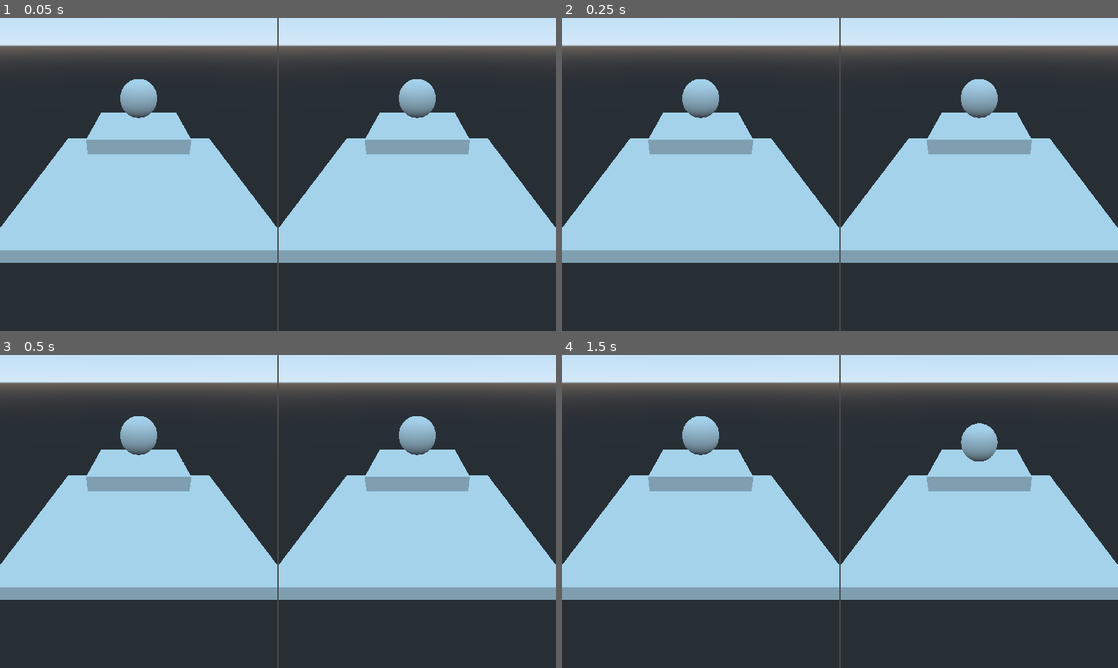
Above: before the commit, frames 1-4 (two rows, left to right).
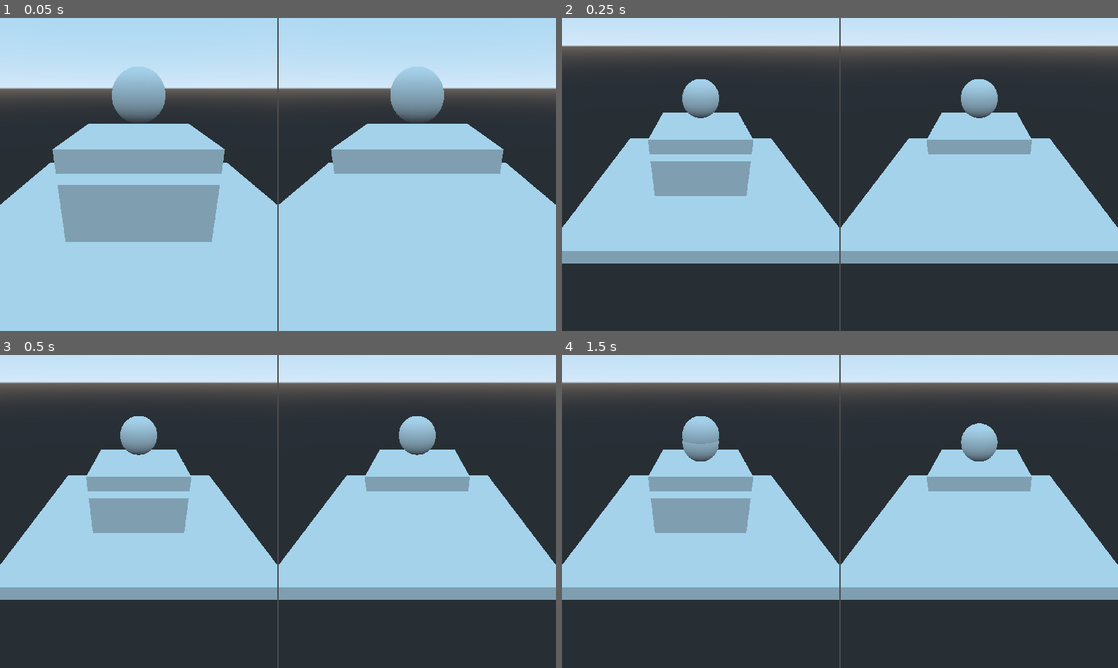
Above: after the commit, the same moments.

Repository: NykolaR/RepairingTheTimeline
Game: Godot game, scene res://Scenes/Levels/POC/POC.tscn
The game is run twice, just before and just after one commit, with the same random seed, the same clock (stepped at 60 frames per second) and the same inputs. The project has no main scene, so this scene is started directly.
Inputs (mouse positions are in pixels of both pictures, inside the frame that each line leads up to):
- Up to frame 1 (0.05 s): no input
- Up to frame 2 (0.25 s): no input
- Up to frame 3 (0.5 s): no input
- Up to frame 4 (1.5 s): tap Enter (ui_accept) at 0.5, 0.77, 1.25 s; move the mouse to (962, 495) at 0.52 s; hold Right (ui_right) 0.53-1.28 s; click (962, 495) at 0.67 s; move the mouse to (728, 527) at 1.27 s; hold Left (ui_left) from 1.28 s (still down); click (728, 527) at 1.42 s

The runs differ from the first frame. In frame 1, 60% of the frame differs, in the area x 0-100%, y 4-100%; in frame 2, 2.6%; in frame 3, 1.9%; in frame 4, 2.2%.

Commit message:
YO BRO THATS A WIN

Diff:
--- a/Scenes/Levels/POC/POC.tscn
+++ b/Scenes/Levels/POC/POC.tscn
@@ -1,9 +1,11 @@
-[gd_scene load_steps=14 format=2]
+[gd_scene load_steps=18 format=2]
 
 [ext_resource path="res://Scenes/Management/LevelBase/ViewSplit.tscn" type="PackedScene" id=1]
 [ext_resource path="res://Scenes/Levels/POC/Shelf.gd" type="Script" id=2]
 [ext_resource path="res://Scenes/Levels/POC/Ball.gd" type="Script" id=3]
 [ext_resource path="res://Scenes/Levels/POC/Area.gd" type="Script" id=4]
+[ext_resource path="res://Scenes/Levels/POC/Shelfy.gd" type="Script" id=5]
+[ext_resource path="res://Scenes/Tests/Area.gd" type="Script" id=6]
 
 [sub_resource type="CubeMesh" id=1]
 size = Vector3( 5, 0.3, 5 )
@@ -11,20 +13,17 @@
 [sub_resource type="BoxShape" id=2]
 extents = Vector3( 2.5, 0.15, 2.5 )
 
+[sub_resource type="SphereMesh" id=3]
+radius = 0.4
+height = 0.8
+radial_segments = 32
+rings = 16
+
 [sub_resource type="CubeMesh" id=5]
 size = Vector3( 2, 0.3, 2 )
 
 [sub_resource type="BoxShape" id=6]
 extents = Vector3( 1, 0.15, 1 )
-
-[sub_resource type="SphereShape" id=4]
-radius = 0.4
-
-[sub_resource type="SphereMesh" id=3]
-radius = 0.4
-height = 0.8
-radial_segments = 32
-rings = 16
 
 [sub_resource type="PhysicsMaterial" id=7]
 friction = 3.0
@@ -33,7 +32,14 @@
 [sub_resource type="BoxShape" id=8]
 extents = Vector3( 0.4, 0.4, 0.4 )
 
+[sub_resource type="SphereShape" id=4]
+radius = 0.4
+
 [sub_resource type="BoxShape" id=9]
+
+[sub_resource type="BoxShape" id=10]
+
+[sub_resource type="CubeMesh" id=11]
 
 [node name="ViewSplit" instance=ExtResource( 1 )]
 
@@ -47,9 +53,15 @@
 [node name="CollisionShape" type="CollisionShape" parent="Objects/Statics/StaticBody" index="1"]
 shape = SubResource( 2 )
 
-[node name="Shelf" type="KinematicBody" parent="Objects/Past" index="0"]
+[node name="MeshInstance" type="MeshInstance" parent="Objects/Past" index="0"]
+transform = Transform( 1, 0, 0, 0, 1, 0, 0, 0, 1, 0, 2, 0 )
+mesh = SubResource( 3 )
+material/0 = null
+
+[node name="Shelf" type="KinematicBody" parent="Objects/Past" index="1"]
 transform = Transform( 1, 0, 0, 0, 1, 0, 0, 0, 1, 0, 1.3, 0 )
 input_capture_on_drag = true
+script = ExtResource( 5 )
 
 [node name="MeshInstance" type="MeshInstance" parent="Objects/Past/Shelf" index="0"]
 layers = 3
@@ -63,12 +75,7 @@
 script = ExtResource( 2 )
 
 [node name="CollisionShape" type="CollisionShape" parent="Objects/Past/Shelf/Shelf" index="0"]
-shape = SubResource( 4 )
-
-[node name="MeshInstance" type="MeshInstance" parent="Objects/Past" index="1"]
-transform = Transform( 1, 0, 0, 0, 1, 0, 0, 0, 1, 0, 2, 0 )
-mesh = SubResource( 3 )
-material/0 = null
+shape = SubResource( 6 )
 
 [node name="Ball" type="RigidBody" parent="Objects/Future" index="0" groups=[
 "simulate",
@@ -101,6 +108,18 @@
 
 [node name="CollisionShape" type="CollisionShape" parent="Objects/Future/Area" index="0"]
 shape = SubResource( 9 )
+
+[node name="Area" type="Area" parent="Past/Viewport" index="1"]
+input_capture_on_drag = true
+script = ExtResource( 6 )
+
+[node name="CollisionShape" type="CollisionShape" parent="Past/Viewport/Area" index="0"]
+shape = SubResource( 10 )
+
+[node name="MeshInstance" type="MeshInstance" parent="Past/Viewport/Area" index="1"]
+mesh = SubResource( 11 )
+material/0 = null
 [connection signal="mouse_entered" from="Objects/Past/Shelf/Shelf" to="Objects/Past/Shelf/Shelf" method="_mouse_entered"]
 [connection signal="mouse_exited" from="Objects/Past/Shelf/Shelf" to="Objects/Past/Shelf/Shelf" method="_mouse_exited"]
 [connection signal="body_entered" from="Objects/Future/Area" to="Objects/Future/Area" method="_body_entered"]
+[connection signal="input_event" from="Past/Viewport/Area" to="Past/Viewport/Area" method="me_input_event"]
--- /dev/null
+++ b/Scenes/Levels/POC/Shelfy.gd
@@ -0,0 +1,17 @@
+extends KinematicBody
+
+
+# Declare member variables here. Examples:
+# var a: int = 2
+# var b: String = "text"
+func _input_event(camera: Object, event: InputEvent, click_position: Vector3, click_normal: Vector3, shape_idx: int) -> void:
+	print("HEY LISTEN")
+
+# Called when the node enters the scene tree for the first time.
+func _ready() -> void:
+	pass # Replace with function body.
+
+
+# Called every frame. 'delta' is the elapsed time since the previous frame.
+#func _process(delta: float) -> void:
+#	pass
--- a/Scenes/Management/LevelBase/CamControl.gd
+++ b/Scenes/Management/LevelBase/CamControl.gd
@@ -18,6 +18,6 @@
 	if event is InputEventMouseMotion:
 		if camera_control:
 			print(event.speed.x)
-			rotate_y(event.speed.x * 0.001)
+			rotate_y(event.speed.x * 0.00003)
 		else:
 			mouse_pos = event.position
--- a/Scenes/Management/LevelBase/ViewSplit.gd
+++ b/Scenes/Management/LevelBase/ViewSplit.gd
@@ -1,5 +1,7 @@
 extends HBoxContainer
 
 func _input(event : InputEvent) -> void:
+	$Past/Viewport.input(event)
+
 	if event.is_action_pressed("ui_accept"):
 		TimeLord.is_simulating = true
--- a/Scenes/Management/LevelBase/ViewSplit.tscn
+++ b/Scenes/Management/LevelBase/ViewSplit.tscn
@@ -37,9 +37,16 @@
 remote_path = NodePath("../../../Future/Viewport/RemoteTransform")
 script = ExtResource( 1 )
 
-[node name="Camera" type="Camera" parent="Past/Viewport/CamControl"]
+[node name="Camera" type="Position3D" parent="Past/Viewport/CamControl"]
 transform = Transform( 1, 0, 0, 0, 0.866025, 0.5, 0, -0.5, 0.866025, 0, 3, 5 )
-cull_mask = 1
+
+[node name="InterpolatedCamera" type="InterpolatedCamera" parent="Past/Viewport"]
+target = NodePath("../CamControl/Camera")
+speed = 20.0
+enabled = true
+
+[node name="RemoteTransform" type="RemoteTransform" parent="Past/Viewport/InterpolatedCamera"]
+remote_path = NodePath("../../../../Future/Viewport/Camera")
 
 [node name="Future" type="ViewportContainer" parent="."]
 margin_left = 962.0
@@ -54,8 +61,7 @@
 handle_input_locally = false
 render_target_update_mode = 3
 
+[node name="Camera" type="Camera" parent="Future/Viewport"]
+cull_mask = 2
+
 [node name="RemoteTransform" type="Spatial" parent="Future/Viewport"]
-
-[node name="Camera" type="Camera" parent="Future/Viewport/RemoteTransform"]
-transform = Transform( 1, 0, 0, 0, 0.866025, 0.5, 0, -0.5, 0.866025, 0, 3, 5 )
-cull_mask = 2
--- /dev/null
+++ b/Scenes/Tests/Area.gd
@@ -0,0 +1,20 @@
+extends Area
+
+
+# Declare member variables here. Examples:
+# var a: int = 2
+# var b: String = "text"
+
+
+# Called when the node enters the scene tree for the first time.
+func _ready() -> void:
+	pass # Replace with function body.
+
+
+# Called every frame. 'delta' is the elapsed time since the previous frame.
+#func _process(delta: float) -> void:
+#	pass
+
+
+func me_input_event(camera: Node, event: InputEvent, click_position: Vector3, click_normal: Vector3, shape_idx: int) -> void:
+	print("yo lol")
--- /dev/null
+++ b/Scenes/Tests/PureViewport.tscn
@@ -0,0 +1,23 @@
+[gd_scene load_steps=4 format=2]
+
+[ext_resource path="res://Scenes/Tests/Area.gd" type="Script" id=1]
+
+[sub_resource type="BoxShape" id=10]
+
+[sub_resource type="CubeMesh" id=11]
+
+[node name="Spatial" type="Spatial"]
+
+[node name="Camera" type="Camera" parent="."]
+transform = Transform( 1, 0, 0, 0, 0.866025, 0.5, 0, -0.5, 0.866025, 0, 3, 6 )
+
+[node name="Area" type="Area" parent="."]
+script = ExtResource( 1 )
+
+[node name="CollisionShape" type="CollisionShape" parent="Area"]
+shape = SubResource( 10 )
+
+[node name="MeshInstance" type="MeshInstance" parent="Area"]
+mesh = SubResource( 11 )
+material/0 = null
+[connection signal="input_event" from="Area" to="Area" method="me_input_event"]
